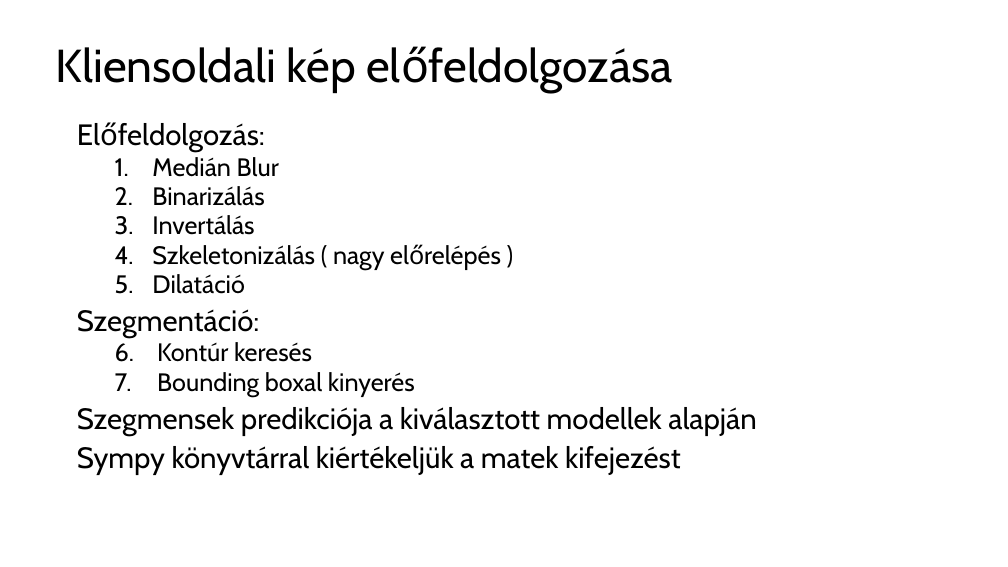
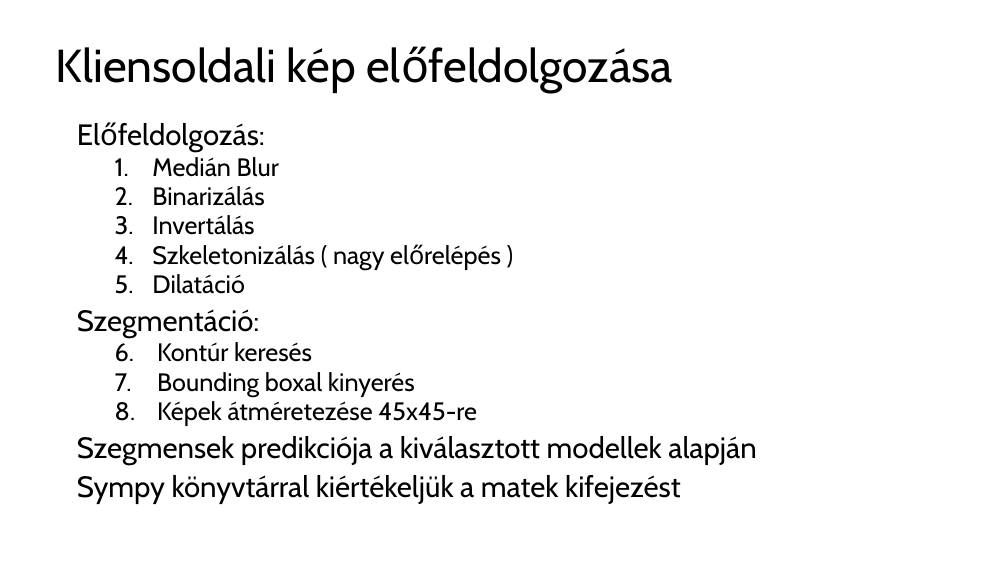
Before and after one commit to domonkosgyomorey/expression_recog_and_eval_system, a slide deck: slide 11 of hun_docs/feleves_ppt.pptx. Drawn at 1008x567 pixels with LibreOffice and Linux fonts; fonts in the diff are those of the drawing. Boxes give left, top, right and bottom in pixels: in the first picture for what was removed or moved away, otherwise in the second. Text is boxed around its words. In the diff, an @@ line names an element or a change of style, - is before the commit and + after.

```diff
--- a/hun_docs/feleves_ppt.pptx
+++ b/hun_docs/feleves_ppt.pptx
@@ text at (157, 401, 477, 426): paragraph added @@
+  3. Képek átméretezése 45x45-re
```
Also in this commit, not shown: 2 other slides changed.
